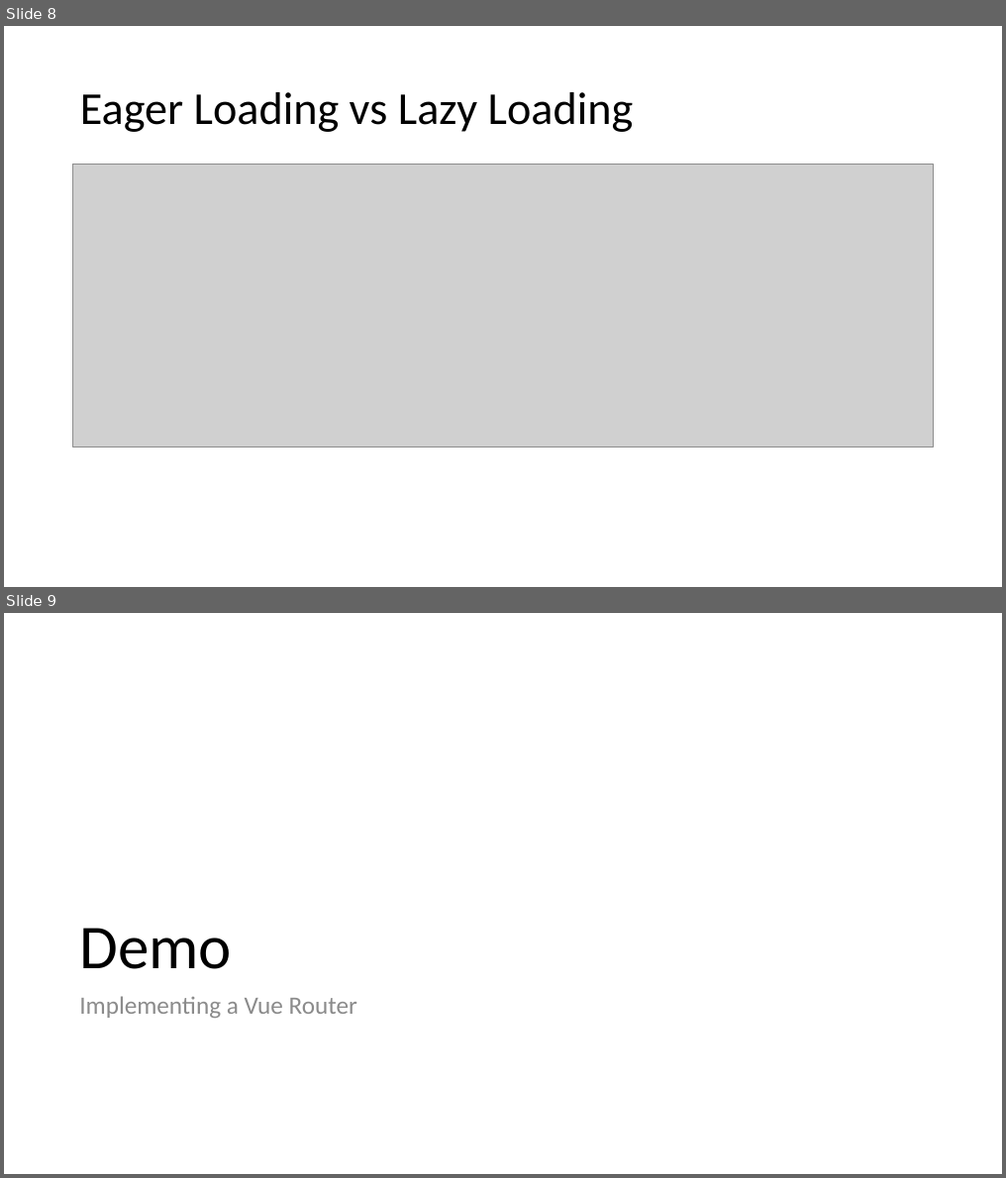
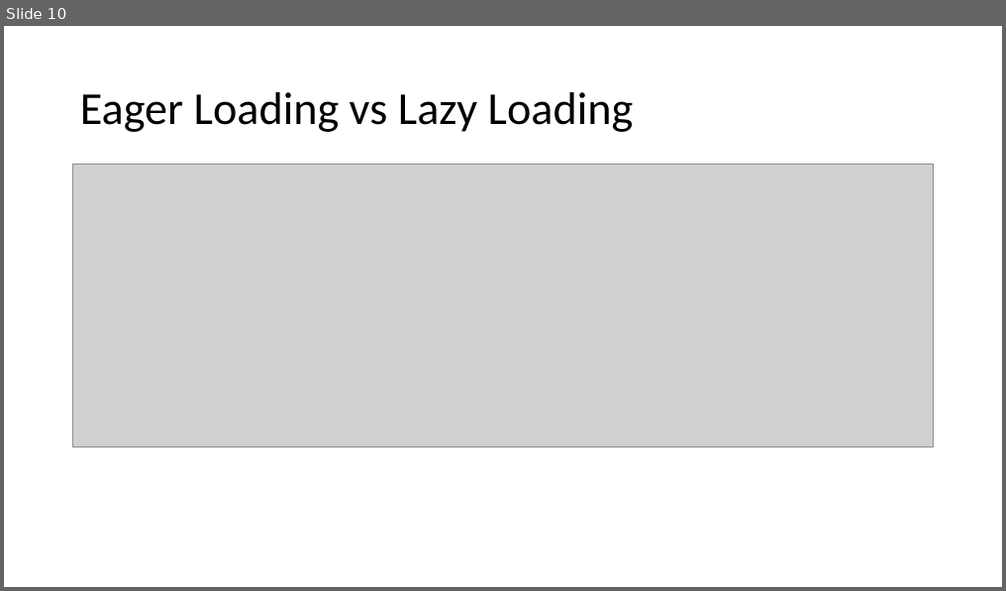
Before and after one commit to 1kevgriff/Workshop-SPA-with-ASPNETCORE-VueJS, a slide deck: Slides/4_Vue Router.pptx. Shown one above the other, each under a label of ours: slides 8 and 9 before the commit, slide 10 after it. The pictures are 1006x1178 and 1006x591 pixels, drawn with LibreOffice and Linux fonts; fonts in the diff are those of the drawing; grey boxes stand for pictures. Boxes give left, top, right and bottom in pixels: in the first picture for what was removed or moved away, otherwise in the second. Text is boxed around its words. In the diff, an @@ line names an element or a change of style, - is before the commit and + after.

```diff
--- a/Slides/4_Vue Router.pptx
+++ b/Slides/4_Vue Router.pptx
@@ slide 9 removed at <box>4,613,1002,1174</box>, background #FFFFFF @@
@@ title removed at <box>79,928,232,969</box> @@
-Demo
@@ text removed at <box>79,996,357,1018</box> @@
-Implementing a Vue Router
@@ what was slide 8 is now slide 10 @@
```
Also in this commit, not shown: 3 slides added, 18 other files.
